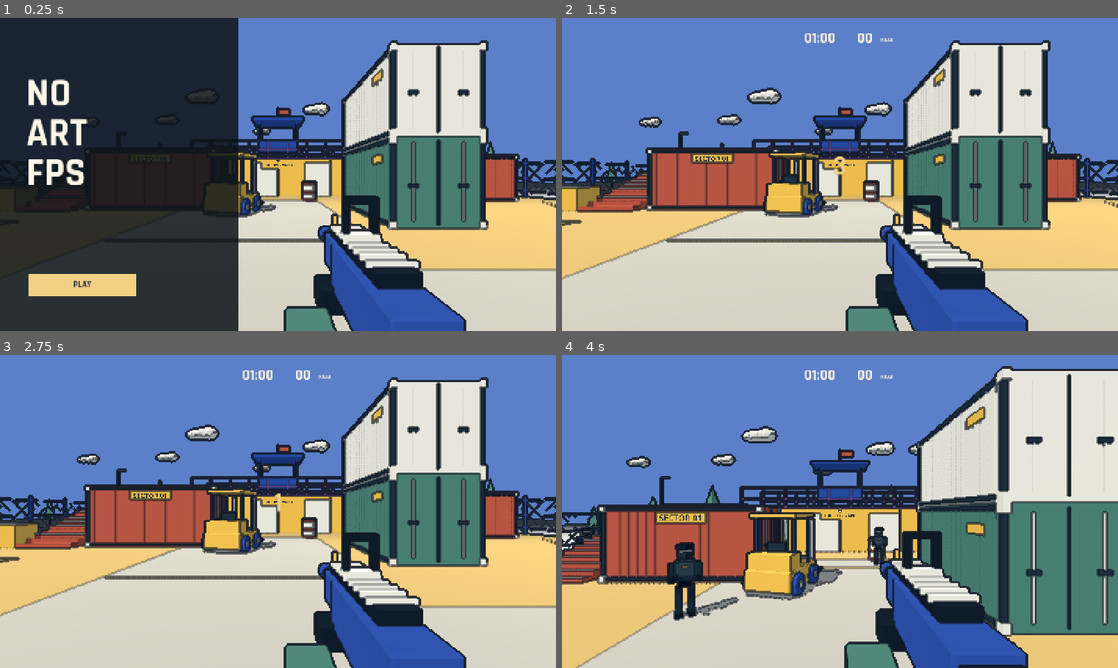
Above: before the commit, frames 1-4 (two rows, left to right).
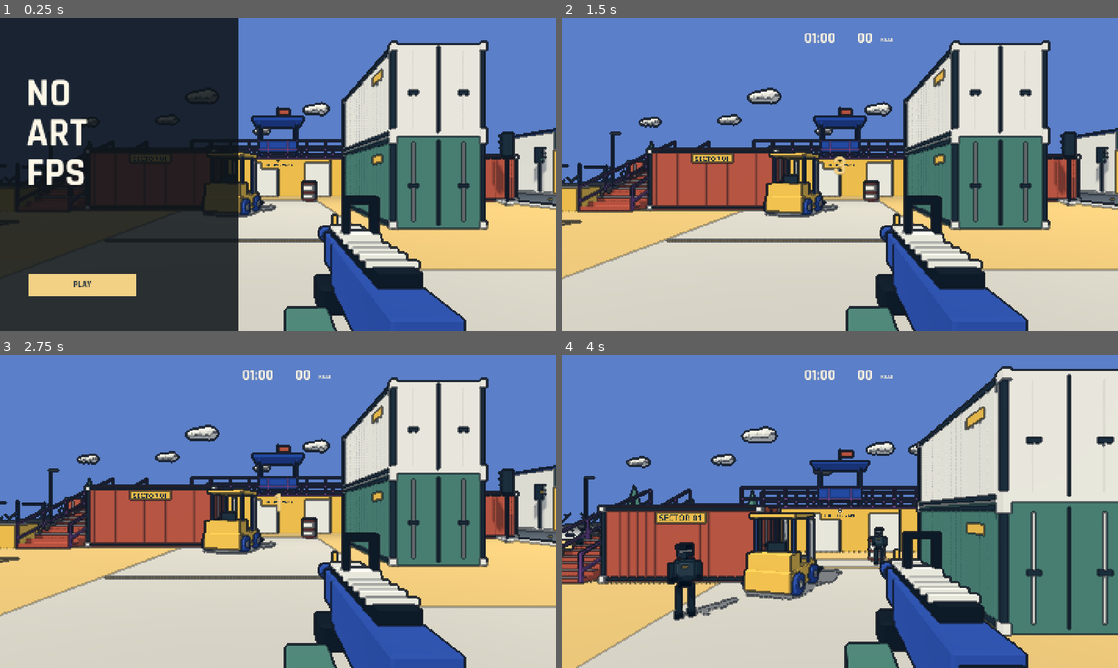
Above: after the commit, the same moments.

Repository: YicongCao/No-Art-FPS
Game: Godot game, scene res://scenes/main.tscn
The game is run twice, just before and just after one commit, with the same random seed, the same clock (stepped at 60 frames per second) and the same inputs.
Inputs (mouse positions are in pixels of both pictures, inside the frame that each line leads up to):
- Up to frame 1 (0.25 s): no input
- Up to frame 2 (1.5 s): click "PLAY" at 0.5 s; tap Enter (restart) at 1.25 s; move the mouse to (867, 174) at 1.27 s; press the mouse at (867, 174) at 1.28 s; hold W (forward) from 1.28 s (still down)
- Up to frame 3 (2.75 s): keep holding W (forward); tap Space (jump) at 1.52, 2.27 s; tap Enter (restart) at 2 s; move the mouse to (250, 511) at 2.02 s; release the mouse at (250, 511) at 2.03 s; tap M at 2.1 s
- Up to frame 4 (4 s): keep holding W (forward); tap Enter (restart) at 2.75, 3.5 s; move the mouse to (851, 505) at 2.77 s; press the mouse at (851, 505) at 2.78 s; move the mouse to (834, 517) at 3.52 s; release the mouse at (834, 517) at 3.53 s; tap M at 3.6 s; tap Space (jump) at 3.77 s

The runs differ from the first frame. In frame 1, 2.3% of the frame differs, in the area x 57-100%, y 35-62%; in frame 2, 3.4%, in the area x 0-100%, y 35-62%; in frame 3, 3.4%; in frame 4, 1.3%.

Commit message:
feat: expand yard with connected streets, warehouse interiors and guarded stairs

Diff:
--- a/scripts/arena.gd
+++ b/scripts/arena.gd
@@ -3,8 +3,10 @@
 var nav: NavigationRegion3D
 var materials: Dictionary = {}
 var boxes: Dictionary = {}
-var spawn_points: Array[Vector3] = [Vector3(-15,0,-9),Vector3(15,0,-9),Vector3(-15,0,9),Vector3(15,0,9),Vector3(-9,0,12),Vector3(9,0,12)]
-const PALETTE = {"sand":"d5b471", "pavement":"c4bfb2", "net":"668579", "cream":"e5e0d2", "ink":"243440", "red":"b65745", "green":"4d7d70", "purple":"754c87", "blue":"304f9d", "yellow":"e9ba50"}
+var spawn_points: Array[Vector3] = [Vector3(-23,0,-15),Vector3(11,0,-20),Vector3(-23,0,9),Vector3(11,0,10),Vector3(-10,0,21),Vector3(8,0,21),Vector3(26,0,17),Vector3(30,0,3),Vector3(30,0,-10),Vector3(19,0,-18)]
+var traffic_lights: Array[Node3D] = []
+var traffic_phase = -1
+const PALETTE = {"sand":"d5b471", "pavement":"c4bfb2", "net":"668579", "cream":"e5e0d2", "ink":"243440", "red":"b65745", "green":"4d7d70", "purple":"754c87", "blue":"304f9d", "yellow":"e9ba50", "asphalt":"59626a", "timber":"a97c4b", "light":"fff5d3"}
 
 func _ready() -> void:
 	for key in PALETTE:
@@ -73,6 +75,14 @@
 	cs.shape = shape
 	body.add_child(cs)
 	add_child(body)
+	for side in [-1,1]:
+		var edge_x = x+side*(width*.5-.04)
+		var bottom = Vector3(edge_x,0,start_z)
+		var top = Vector3(edge_x,height,start_z-length)
+		for i in range(6):
+			var point = bottom.lerp(top,float(i)/5)
+			solid(point+Vector3(0,.57,0),Vector3(.09,1.14,.09),"purple",true)
+		for y in [.42,1.10]:beam(bottom+Vector3.UP*y,top+Vector3.UP*y,.095,"purple",true)
 
 func sign_text(value: String, pos: Vector3, size: int = 70, yaw: float = 0) -> void:
 	var label = Label3D.new()
@@ -87,7 +97,7 @@
 	add_child(label)
 
 func build() -> void:
-	solid(Vector3(0,-.25,0),Vector3(38,.5,30),"sand")
+	solid(Vector3(6,-.25,0),Vector3(64,.5,48),"sand")
 	# Cream pavement connects the starting plaza and central shooting lane.
 	solid(Vector3(-1,.008,4),Vector3(7,.015,20),"pavement",false)
 	solid(Vector3(4,.01,8),Vector3(15,.018,4),"pavement",false)
@@ -127,33 +137,22 @@
 	for p in [Vector3(-13,0,-2),Vector3(12,0,3),Vector3(-4,0,10)]:
 		solid(p+Vector3(0,.55,0),Vector3(1.5,1.1,1.2),"yellow")
 		solid(p+Vector3(0,1.13,0),Vector3(1.56,.08,1.26),"cream",false)
-	# Fence: a physical boundary, with airy structure rather than a solid sky-blocking wall.
-	for side in [-1,1]:
-		collider(Vector3(side*18,2.5,0),Vector3(.18,5,29))
-		for z in range(-14,15,3):solid(Vector3(side*17.9,1.4,z),Vector3(.12,2.8,.12),"blue",false)
-		for y in [.5,1.4,2.5]:solid(Vector3(side*17.85,y,0),Vector3(.07,.07,28),"blue",false)
-		for x in range(-18,19,3):solid(Vector3(x,1.4,side*14),Vector3(.12,2.8,.12),"blue",false)
-		for y in [.5,1.4,2.5]:solid(Vector3(0,y,side*14),Vector3(36,.07,.07),"blue",false)
-		# Invisible boundary collision; visible short curb.
-		var boundary = StaticBody3D.new()
-		var cs = CollisionShape3D.new()
-		var shape = BoxShape3D.new()
-		shape.size = Vector3(36,5,.2)
-		cs.shape = shape
-		boundary.add_child(cs)
-		boundary.position = Vector3(0,2.5,side*14)
-		add_child(boundary)
-		chain_link(Vector3(-18,0,side*14),Vector3(18,0,side*14))
-		chain_link(Vector3(side*18,0,-14),Vector3(side*18,0,14))
+	street()
+	warehouse()
+	# Expanded perimeter has no collision walls across the old map boundary.
+	fence(Vector3(-26,0,-24),Vector3(38,0,-24))
+	fence(Vector3(-26,0,24),Vector3(38,0,24))
+	fence(Vector3(-26,0,-24),Vector3(-26,0,24))
+	fence(Vector3(38,0,-24),Vector3(38,0,24))
 	# Exterior scenery is deliberately simple, pale and sparse.
 	solid(Vector3(0,-.8,0),Vector3(120,1,120),"cream",false)
 	for i in range(18):
-		var x = -29+(i%9)*7
-		var z = -22 if i<9 else 23
+		var x = -31+(i%9)*9
+		var z = -30 if i<9 else 31
 		model("tree",Vector3(x,0,z),float(i),Vector3.ONE*(.8+float(i%3)*.3))
 	for i in range(8):
 		model("cloud",Vector3(-30+i*9,10+float(i%3)*2,-30-float(i%2)*8),0,Vector3.ONE*(1.0+float(i%3)*.3))
-	for p in [Vector3(-15,0,3),Vector3(14,0,-2),Vector3(-14,0,-12)]:
+	for p in [Vector3(-15,0,3),Vector3(23,0,-19),Vector3(-20,0,-12),Vector3(13,0,-12),Vector3(13,0,8),Vector3(23,0,22),Vector3(-10,0,21),Vector3(-23,0,15)]:
 		solid(p+Vector3(0,2.7,0),Vector3(.1,5.4,.1),"ink",false)
 		solid(p+Vector3(.3,5.35,0),Vector3(.7,.12,.15),"cream",false)
 	solid(Vector3(-6,2.45,-1.56),Vector3(1.9,.4,.03),"yellow",false)
@@ -209,3 +208,120 @@
 				var basis = Basis.looking_at(p.direction_to(q))*Basis.from_scale(Vector3(.018,.018,p.distance_to(q)))
 				boxes["net"].append(Transform3D(basis,(p+q)*.5))
 			u += .8
+
+func beam(a: Vector3, b: Vector3, width: float, color: String, collision: bool = false) -> void:
+	var basis = Basis.looking_at(a.direction_to(b))
+	var length = a.distance_to(b)
+	boxes[color].append(Transform3D(basis*Basis.from_scale(Vector3(width,width,length)),(a+b)*.5))
+	if collision:
+		var body = StaticBody3D.new()
+		var shape = CollisionShape3D.new()
+		var box = BoxShape3D.new()
+		box.size = Vector3(width,width,length)
+		shape.shape = box
+		body.add_child(shape)
+		body.transform = Transform3D(basis,(a+b)*.5)
+		add_child(body)
+
+func fence(a: Vector3, b: Vector3) -> void:
+	var direction = a.direction_to(b)
+	var length = a.distance_to(b)
+	var count = ceili(length/3)
+	for i in range(count+1):
+		solid(a.lerp(b,float(i)/count)+Vector3.UP*1.4,Vector3(.12,2.8,.12),"blue",false)
+	for h in [.4,2.5]:beam(a+Vector3.UP*h,b+Vector3.UP*h,.07,"blue")
+	collider((a+b)*.5+Vector3.UP*2.5,(b-a).abs()+Vector3(.18,5,.18))
+	chain_link(a,b)
+
+func street() -> void:
+	# Two streets form a T junction: low curbs are visual, so movement stays step-free.
+	solid(Vector3(18,.025,0),Vector3(8,.03,48),"asphalt",false)
+	solid(Vector3(6,.028,17),Vector3(64,.03,7),"asphalt",false)
+	for x in [13.8,22.2]:
+		solid(Vector3(x,.09,-5.25),Vector3(.25,.18,37.5),"cream",false)
+		solid(Vector3(x,.09,22.25),Vector3(.25,.18,3.5),"cream",false)
+	for z in [13.3,20.7]:
+		solid(Vector3(-6,.09,z),Vector3(39.6,.18,.25),"cream",false)
+		solid(Vector3(30,.09,z),Vector3(15.6,.18,.25),"cream",false)
+	for z in range(-22,10,4):solid(Vector3(18,.049,z),Vector3(.12,.014,1.8),"yellow",false)
+	for x in range(-23,35,4):
+		if x<13 or x>23:solid(Vector3(x,.05,17),Vector3(1.8,.014,.12),"yellow",false)
+	for i in range(8):solid(Vector3(14.5+i,.05,11.5),Vector3(.5,.014,2.7),"cream",false)
+	for i in range(7):solid(Vector3(25,.055,14+i),Vector3(2.7,.014,.5),"cream",false)
+	solid(Vector3(18,.052,9.7),Vector3(7.6,.015,.22),"cream",false)
+	for index in range(4):
+		var positions = [Vector3(13,0,9.2),Vector3(23,0,21.5),Vector3(23,0,-12),Vector3(13,0,-4)]
+		var signal_node = model("traffic_light",positions[index],PI if index%2==0 else 0.0)
+		traffic_lights.append(signal_node)
+		collider(positions[index]+Vector3(0,1.6,0),Vector3(.25,3.2,.25))
+	for p in [Vector3(-21,0,-18),Vector3(-21,0,-6),Vector3(-21,0,5),Vector3(-21,0,21),Vector3(32,0,21),Vector3(9,0,-21)]:
+		solid(p+Vector3(0,.25,0),Vector3(2.1,.5,2.1),"cream",true)
+		model("tree",p+Vector3(0,.5,0),0,Vector3.ONE*1.2)
+		collider(p+Vector3(0,1.2,0),Vector3(.4,1.8,.4))
+	for p in [Vector3(-18,0,-13),Vector3(-18.9,0,-13.5),Vector3(-19.5,0,-12.5),Vector3(11,0,-17),Vector3(10,0,-17),Vector3(25,0,11),Vector3(26,0,11),Vector3(34,0,11),Vector3(-11,0,10.8),Vector3(29,0,-20)]:
+		model("barrel",p)
+		collider(p+Vector3(0,.6,0),Vector3(.78,1.2,.78))
+	for p in [Vector3(-18,0,2),Vector3(29,0,11),Vector3(9,0,-17)]:
+		model("forklift",p,.35)
+		collider(p+Vector3(0,.8,0),Vector3(2,1.6,2.6))
+	# Distribute readable cover without sealing routes to the street.
+	container("red",Vector3(-18,0,-16),true)
+	container("green",Vector3(-18,0,9))
+	container("purple",Vector3(4,0,-20))
+
+func warehouse() -> void:
+	# An actual hollow 12 x 25 m building. West has two five-metre doors, south a six-metre loading bay.
+	solid(Vector3(30,.019,-3.5),Vector3(12,.025,25),"pavement",false)
+	solid(Vector3(36,2.7,-3.5),Vector3(.3,5.4,25),"green")
+	solid(Vector3(30,2.7,-16),Vector3(12,5.4,.3),"green")
+	for segment in [Vector2(-16,-11.5),Vector2(-6.5,1.5),Vector2(6.5,9)]:
+		solid(Vector3(24,2.7,(segment.x+segment.y)*.5),Vector3(.3,5.4,segment.y-segment.x),"cream")
+	for z in [-9.0,4.0]:
+		solid(Vector3(24,4.65,z),Vector3(.35,1.5,5),"green")
+		for dz in [-2.5,2.5]:solid(Vector3(23.8,1.9,z+dz),Vector3(.14,3.8,.16),"yellow")
+	for x in [25.5,34.5]:solid(Vector3(x,2.7,9),Vector3(3,5.4,.3),"green")
+	solid(Vector3(30,4.65,9),Vector3(6,1.5,.3),"cream")
+	for x in [27,33]:solid(Vector3(x,1.9,9.2),Vector3(.16,3.8,.14),"yellow")
+	# Roof sections leave a long skylight; columns and rafters remain visible from inside.
+	for x in [26.1,33.9]:solid(Vector3(x,5.5,-3.5),Vector3(4.2,.22,25.4),"blue")
+	for z in [-15,-9,-3,3,8]:
+		solid(Vector3(30,5.15,z),Vector3(12,.18,.18),"ink",false)
+		for x in [24.35,35.65]:solid(Vector3(x,2.7,z),Vector3(.18,5.4,.18),"blue",true)
+	for p in [Vector3(27,0,-13),Vector3(33.5,0,-12),Vector3(33,0,-4),Vector3(27,0,-2),Vector3(33,0,4)]:
+		model("pallet",p)
+		for level in range(2):
+			for dx in [-.58,.58]:model("crate",p+Vector3(dx,.32+level*1.1,0))
+		collider(p+Vector3(0,1.26,0),Vector3(2.3,2.52,1.2))
+	for p in [Vector3(26.5,0,-5),Vector3(34,0,0)]:
+		model("pallet",p)
+		model("steel_bundle",p+Vector3(0,.35,0))
+		model("steel_bundle",p+Vector3(0,1.02,0))
+		collider(p+Vector3(0,.85,0),Vector3(1.3,1.7,3.2))
+	for z in [-11,-3,5]:
+		solid(Vector3(30,4.9,z),Vector3(2,.06,.3),"light",false)
+		var light = OmniLight3D.new()
+		light.position = Vector3(30,4.5,z)
+		light.light_color = Color("ffe4ae")
+		light.light_energy = .4
+		light.omni_range = 7
+		light.shadow_enabled = false
+		add_child(light)
+	solid(Vector3(30,4.55,9.18),Vector3(3.6,.55,.06),"yellow",false)
+	sign_text("WAREHOUSE",Vector3(30,4.55,9.23),55)
+
+func _process(_delta: float) -> void:
+	# Static scenery remains quiet; only the traffic lenses change every few seconds.
+	var phase = int(Time.get_ticks_msec()/1000)%12
+	var key = 0 if phase<5 else (1 if phase<6 else (2 if phase<11 else 1))
+	if key==traffic_phase:return
+	traffic_phase = key
+	for index in range(traffic_lights.size()):
+		for color in ["red","yellow","green"]:
+			var lamp = traffic_lights[index].find_child("lamp_"+color,true,false)
+			if lamp==null:continue
+			var active = (color=="yellow" and key==1) or (color=="green" and key==(0 if index%2==0 else 2)) or (color=="red" and key==(2 if index%2==0 else 0))
+			var material = StandardMaterial3D.new()
+			material.albedo_color = Color(PALETTE[color]) if active else Color("253039")
+			if active:
+				material.shading_mode = BaseMaterial3D.SHADING_MODE_UNSHADED
+			lamp.material_override = material
--- a/scripts/game.gd
+++ b/scripts/game.gd
@@ -96,7 +96,15 @@
 	Input.mouse_mode = Input.MOUSE_MODE_VISIBLE
 	await get_tree().physics_frame
 	await get_tree().physics_frame
-	nav_ready = true
+	# Baking and server synchronization are separate. Do not expose a playable round
+	# until the actual navigation map contains the walkable starting plaza.
+	for attempt in range(300):
+		var closest = NavigationServer3D.map_get_closest_point(get_world_3d().navigation_map,Vector3(0,0,10.5))
+		if closest.distance_to(Vector3(0,0,10.5))<1.0:
+			nav_ready = true
+			break
+		await get_tree().physics_frame
+	if not nav_ready:push_error("Navigation map failed to synchronize")
 	if "--capture" in OS.get_cmdline_user_args():
 		await RenderingServer.frame_post_draw
 		get_viewport().get_texture().get_image().save_png("res://artifacts/title.png")
@@ -106,6 +114,7 @@
 		if "--check" in OS.get_cmdline_user_args():test_path = "res://tests/interaction_check.gd"
 		if "--benchmark" in OS.get_cmdline_user_args():test_path = "res://tests/benchmark.gd"
 		if "--feedback" in OS.get_cmdline_user_args():test_path = "res://tests/feedback_check.gd"
+		if "--expansion" in OS.get_cmdline_user_args():test_path = "res://tests/expanded_map_check.gd"
 		var qa = load(test_path).new()
 		qa.game = self
 		add_child(qa)
@@ -144,7 +153,9 @@
 	invulnerable = 1
 	since_damage = 0
 	respawn_time = 0
-	spawn_cooldowns = [0,0,0,0,0,0]
+	spawn_cooldowns.clear()
+	spawn_cooldowns.resize(arena.spawn_points.size())
+	spawn_cooldowns.fill(0.0)
 	pending_spawn.clear()
 	last_tick = 60
 	new_record = false
@@ -326,7 +337,8 @@
 		var visible_target = not player.camera.is_position_behind(p) and get_viewport().get_visible_rect().has_point(screen_point)
 		if occluded or not visible_target:choices.append(i)
 	if choices.is_empty():return
-	var index = choices[rng.randi_range(0,choices.size()-1)]
+	choices.sort_custom(func(a,b):return arena.spawn_points[a].distance_squared_to(player.position)<arena.spawn_points[b].distance_squared_to(player.position))
+	var index = choices[rng.randi_range(0,mini(2,choices.size()-1))]
 	var pos: Vector3 = arena.spawn_points[index]
 	spawn_cooldowns[index] = 2.5
 	pending_spawn = {"pos":pos,"delay":.55}
--- /dev/null
+++ b/tests/expanded_map_check.gd
@@ -0,0 +1,71 @@
+extends Node
+var game: Node
+
+func _ready() -> void:
+	Engine.max_fps = 60
+	game.start_run()
+	game.begin_running()
+	game.clear_round()
+	game.spawn_time = 999
+	Input.mouse_mode = Input.MOUSE_MODE_CAPTURED
+	await get_tree().physics_frame
+	await get_tree().physics_frame
+	for point in game.arena.spawn_points:
+		var path = NavigationServer3D.map_get_path(game.arena.nav.get_navigation_map(),point,Vector3(0,0,10.5),true)
+		assert(path.size()>1 and path[-1].distance_to(Vector3(0,0,10.5))<1,"Spawn must connect to yard: "+str(point))
+	print("EXPANSION_NAV_PASS: all ten spawn points including warehouse connect to yard")
+	# Enter the warehouse through the loading bay and through a side door.
+	for entry in [Vector3(30,.05,12),Vector3(21,.05,4)]:
+		game.player.position = entry
+		game.player.velocity = Vector3.ZERO
+		game.player.rotation.y = 0 if entry.x==30 else -PI/2
+		Input.action_press("forward")
+		await get_tree().create_timer(1.2).timeout
+		Input.action_release("forward")
+		if entry.x==30:assert(game.player.position.z<8)
+		else:assert(game.player.position.x>25)
+	print("EXPANSION_WAREHOUSE_ENTRY_PASS")
+	# Walk sideways against each stair rail; the capsule must stay above the stair, inside its side.
+	for x in [-11.0,7.6]:
+		game.player.position = Vector3(x,1.65,-5)
+		game.player.velocity = Vector3.ZERO
+		game.player.rotation.y = 0
+		await get_tree().create_timer(.3).timeout
+		Input.action_press("right")
+		await get_tree().create_timer(.75).timeout
+		Input.action_release("right")
+		assert(game.player.position.y>1.0,"Rail must prevent walking off the stair")
+		assert(game.player.position.x<x+1.1,"Rail must stop sideways capsule travel")
+	print("EXPANSION_RAILS_PASS")
+	game.player.position = Vector3(18,.05,14)
+	game.player.velocity = Vector3.ZERO
+	game.player.rotation.y = 0
+	Input.action_press("forward")
+	await get_tree().create_timer(1.5).timeout
+	Input.action_release("forward")
+	assert(game.player.position.z<6,"Crosswalk and street must be continuously walkable")
+	print("EXPANSION_STREET_PASS")
+	game.player.enabled = false
+	game.set_physics_process(false)
+	game.rules.elapsed = 18
+	game.rules.kills = 8
+	game.ammo = 16
+	await shot("expanded-yard",Vector3(-2,1.8,11),Vector3(5,1.5,-3))
+	await shot("street",Vector3(18,1.8,21),Vector3(24,2,-6))
+	await shot("warehouse",Vector3(30,1.8,7),Vector3(30,2,-12))
+	await shot("stairs",Vector3(-14,1.8,1),Vector3(-11,2,-5))
+	game.clear_round()
+	await get_tree().process_frame
+	await get_tree().process_frame
+	print("EXPANSION_CHECK_PASS")
+	get_tree().quit()
+
+func shot(filename: String, eye: Vector3, target: Vector3) -> void:
+	game.player.position = eye-Vector3(0,1.65,0)
+	var direction = eye.direction_to(target)
+	game.player.rotation.y = atan2(-direction.x,-direction.z)
+	game.player.pitch = asin(direction.y)
+	await get_tree().process_frame
+	await get_tree().process_frame
+	await RenderingServer.frame_post_draw
+	get_viewport().get_texture().get_image().save_png("res://artifacts/"+filename+".png")
Binary file added: artifacts/expanded-yard.png
Binary file changed: artifacts/showcase-ground.png
Binary file changed: artifacts/showcase-platform.png
Binary file added: artifacts/stairs.png
Binary file added: artifacts/street.png
Binary file added: artifacts/warehouse.png
Binary file added: assets/models/crate.glb
Not shown, added: assets/models/crate.glb.import
Binary file changed: assets/models/enemy.glb
Binary file added: assets/models/pallet.glb
Not shown, added: assets/models/pallet.glb.import
Binary file added: assets/models/steel_bundle.glb
(and 6 more such lines)
